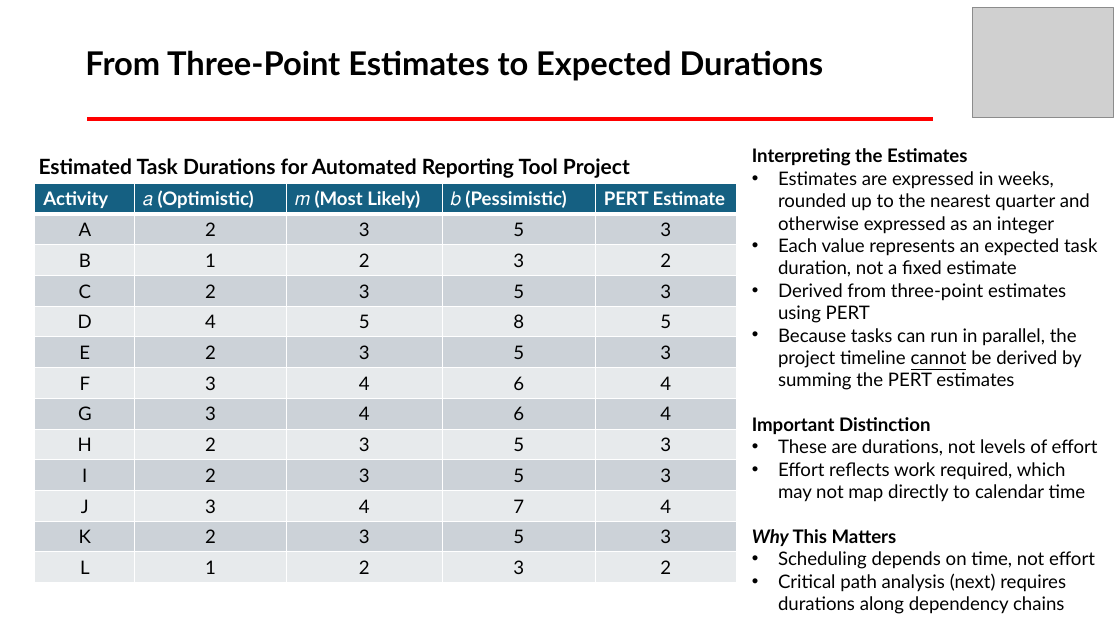
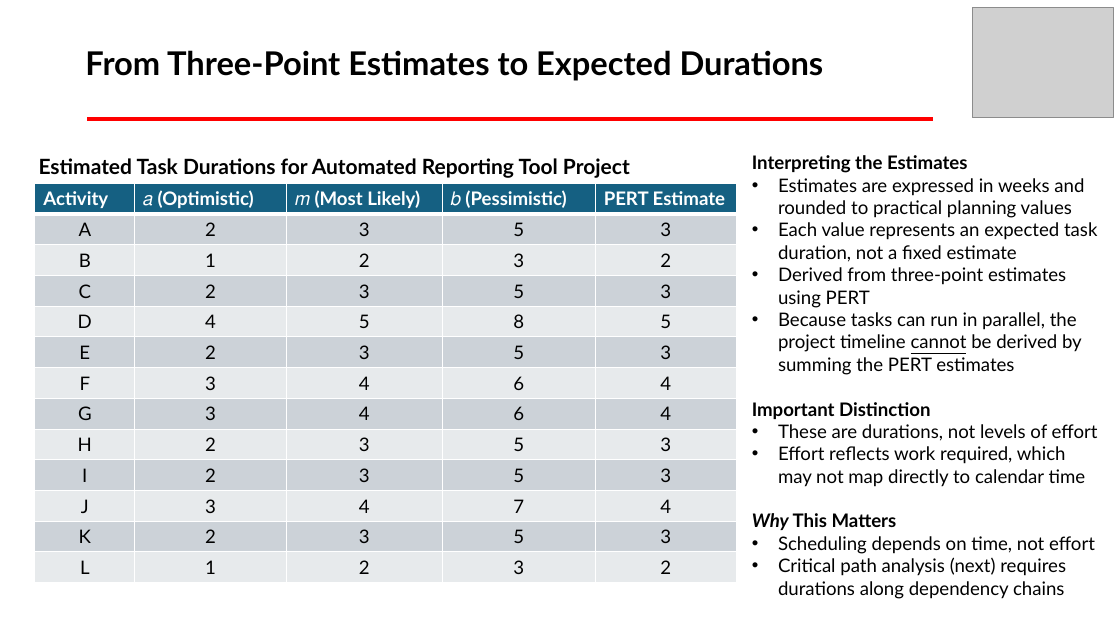
Before and after one commit to garysutton/2026useR, a slide deck: slide 7 of useR.pptx. Drawn at 1120x630 pixels with LibreOffice and Linux fonts; fonts in the diff are those of the drawing; grey boxes stand for pictures. Boxes give left, top, right and bottom in pixels: in the first picture for what was removed or moved away, otherwise in the second. Text is boxed around its words. In the diff, an @@ line names an element or a change of style, - is before the commit and + after.

```diff
--- a/useR.pptx
+++ b/useR.pptx
@@ text "Interpreting the Estimates": place and size @@
-text "Interpreting the Estimates" at box(752, 148, 1098, 614)
+text "Interpreting the Estimates" at box(752, 155, 1098, 599)
@@ text at box(778, 178, 1084, 218): text changed @@
-• Estimates are expressed in weeks, rounded up to the nearest quarter and otherwise expressed as an integer
+• Estimates are expressed in weeks and rounded to practical planning values
```
Also in this commit, not shown: 4 other slides changed.
